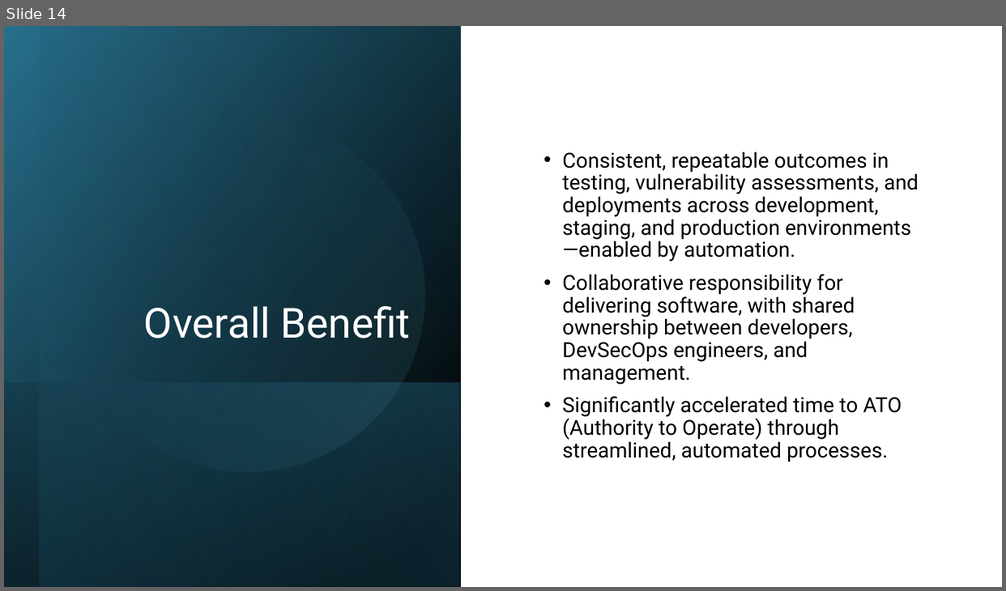
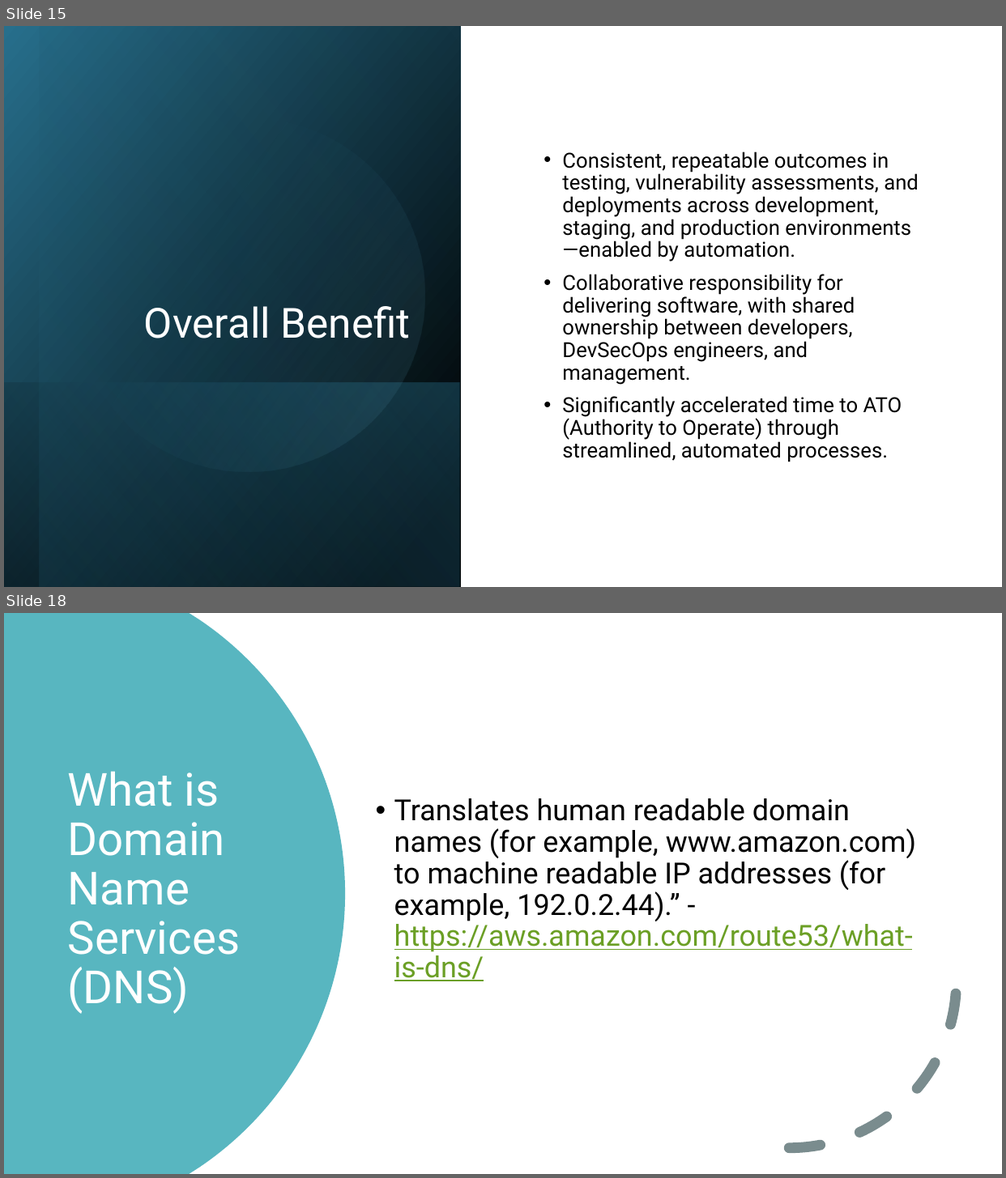
Before and after one commit to seanherbert105/DevSecOps-Course, a slide deck: presentation/DevSecOps Course.pptx. Shown one above the other, each under a label of ours: slide 14 before the commit, slides 15 and 18 after it; the slides between them are not shown. The pictures are 1006x591 and 1006x1178 pixels, drawn with LibreOffice and Linux fonts; fonts in the diff are those of the drawing. Boxes give left, top, right and bottom in pixels: in the first picture for what was removed or moved away, otherwise in the second. Text is boxed around its words. In the diff, an @@ line names an element or a change of style, - is before the commit and + after.

```diff
--- a/presentation/DevSecOps Course.pptx
+++ b/presentation/DevSecOps Course.pptx
@@ slide 18 added at (x1=4, y1=613, x2=1002, y2=1174), background #FFFFFF @@
@@ freeform shape added at (x1=4, y1=613, x2=345, y2=1174), fill #58B6C0 @@
@@ title added at (x1=68, y1=771, x2=241, y2=1014), 44 pt, text #FFFFFF @@
+What is Domain Name Services (DNS)
@@ text added at (x1=394, y1=798, x2=916, y2=982), 28 pt, text #000000 @@
+• Translates human readable domain names (for example, www.amazon.com) to machine readable IP addresses (for example, 192.0.2.44).” - https://aws.amazon.com/route53/what-is-dns/
@@ arc (boxed as its full ellipse) added at (x1=622, y1=815, x2=957, y2=1149), outline #7A8C8E 10 pt dashed @@
@@ what was slide 14 is now slide 15 @@
```
Also in this commit, not shown: 1 slide changed, 7 other slides added.
